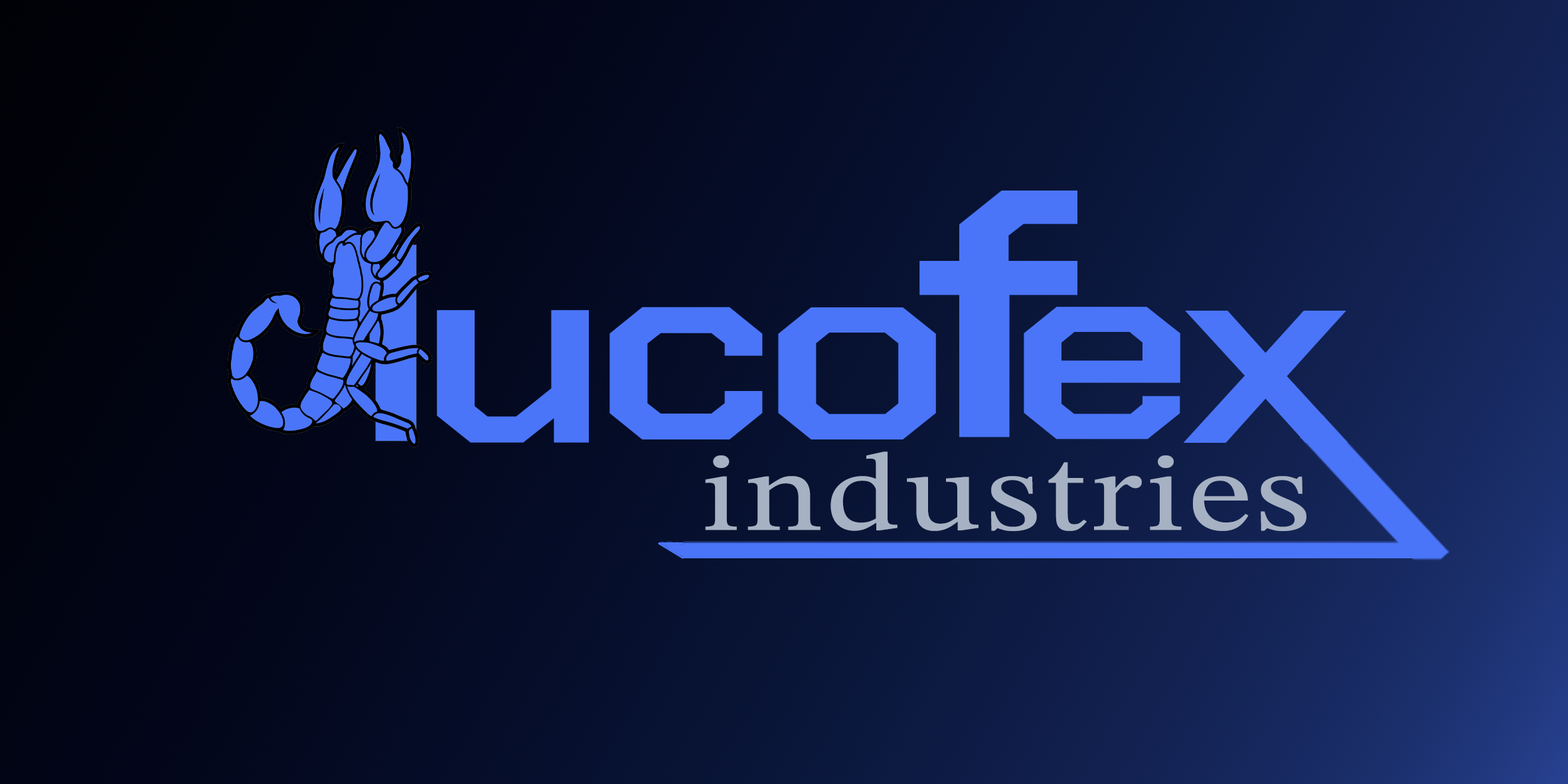
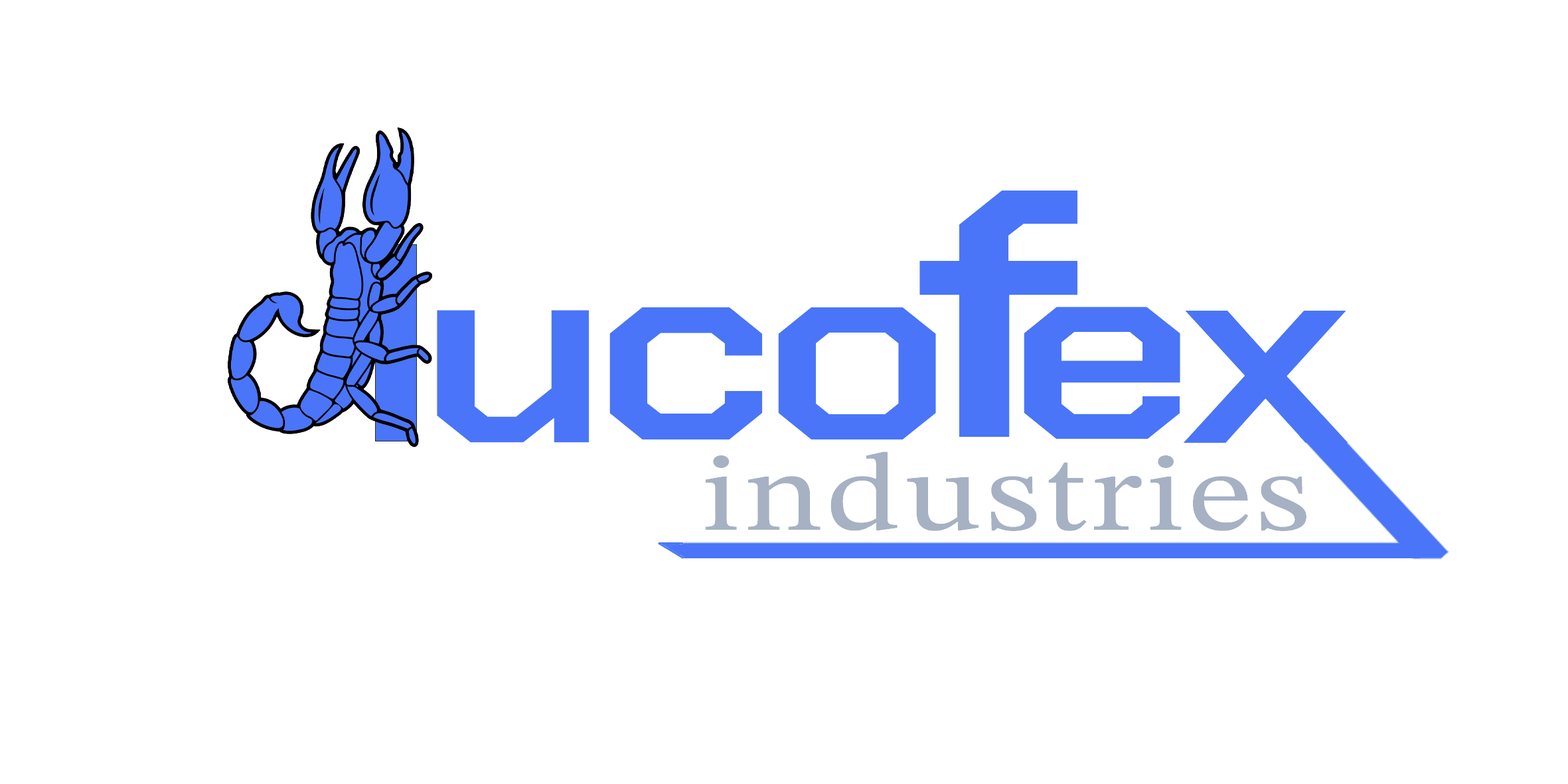
Layered file, before and after one edit (1568 × 784). Changes by layer:
painted on "Çizgi 3" over [657, 543, 678, 556]
hid "Degrade Dolgu 1", painted on it over [0, 0, 1568, 784]
hid "Arka Plan" over [0, 0, 1568, 784]